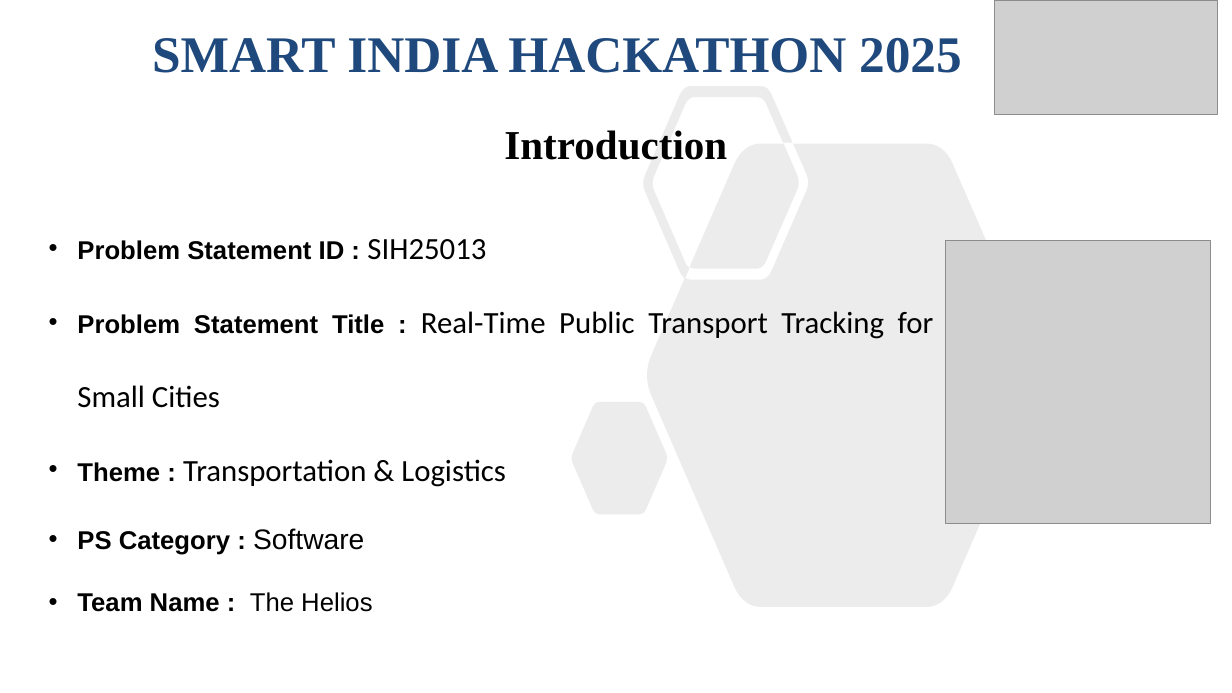
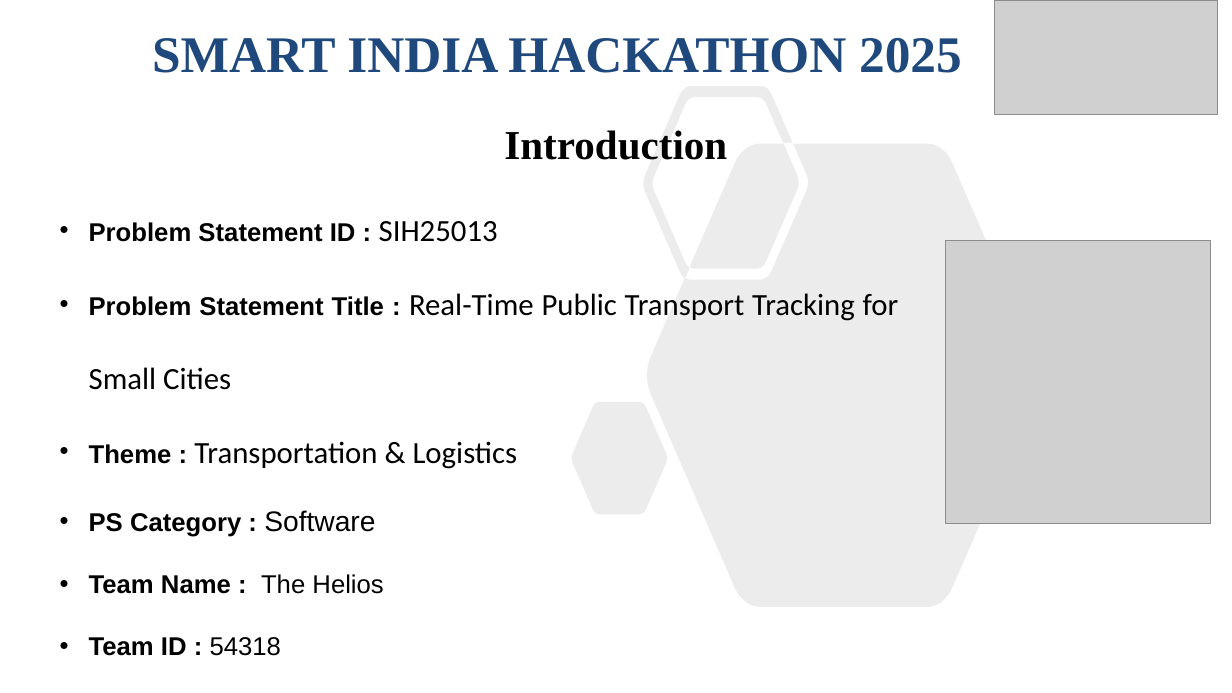
Before and after one commit to vrushal09/SIH_2025, a slide deck: slide 1 of Research/Docs/SIH2025_PPT.pptx. Drawn at 1232x693 pixels with LibreOffice and Linux fonts; fonts in the diff are those of the drawing; grey boxes stand for pictures. Boxes give left, top, right and bottom in pixels: in the first picture for what was removed or moved away, otherwise in the second. Text is boxed around its words. In the diff, an @@ line names an element or a change of style, - is before the commit and + after.

```diff
--- a/Research/Docs/SIH2025_PPT.pptx
+++ b/Research/Docs/SIH2025_PPT.pptx
@@ text "Problem Statement ID : SIH25013": place and size @@
-text "Problem Statement ID : SIH25013" at [77, 239, 934, 612]
+text "Problem Statement ID : SIH25013" at [89, 221, 899, 656]
@@ text at [89, 221, 899, 594]: list level 1 to 2 in "Problem Statement ID : SIH25013"; list level 1 to 2 in "Problem Statement Title : Real-Time ..."; list level 1 to 2 in "Theme : Transportation & Logistics"; list level 1 to 2 in "PS Category : Software"; list level 1 to 2 in "Team Name : The Helios" @@
@@ text at [89, 637, 281, 656]: paragraph added @@
+  • Team ID : 54318
```
Also in this commit, not shown: 2 other slides changed, 18 other files.
